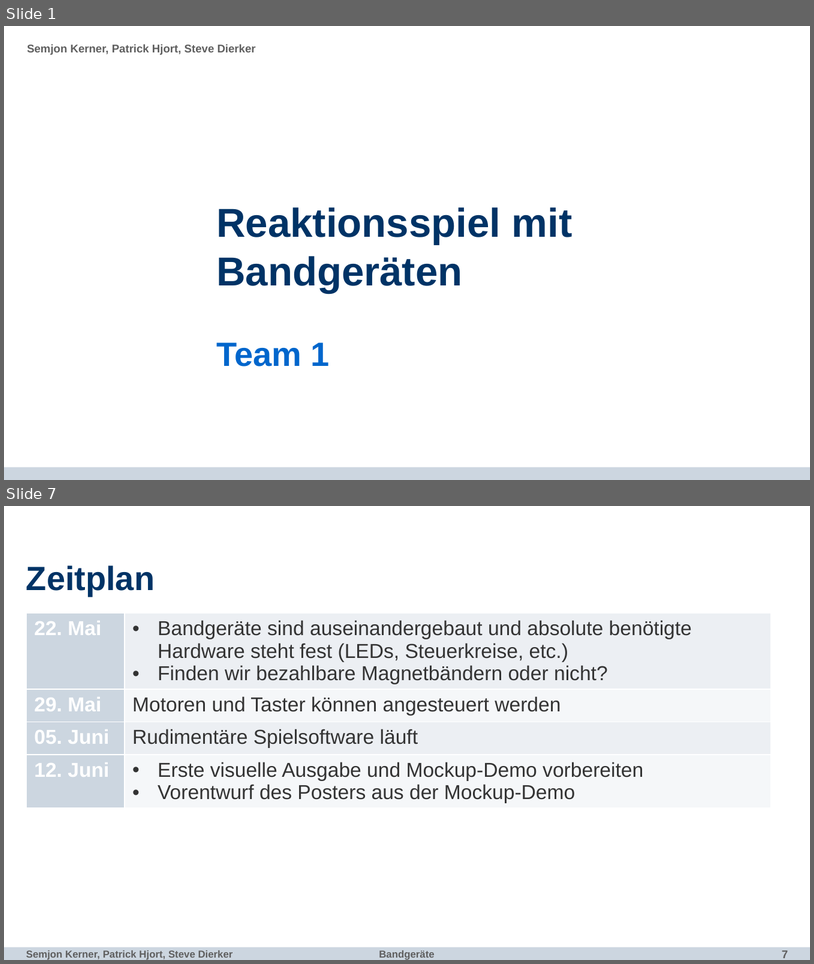
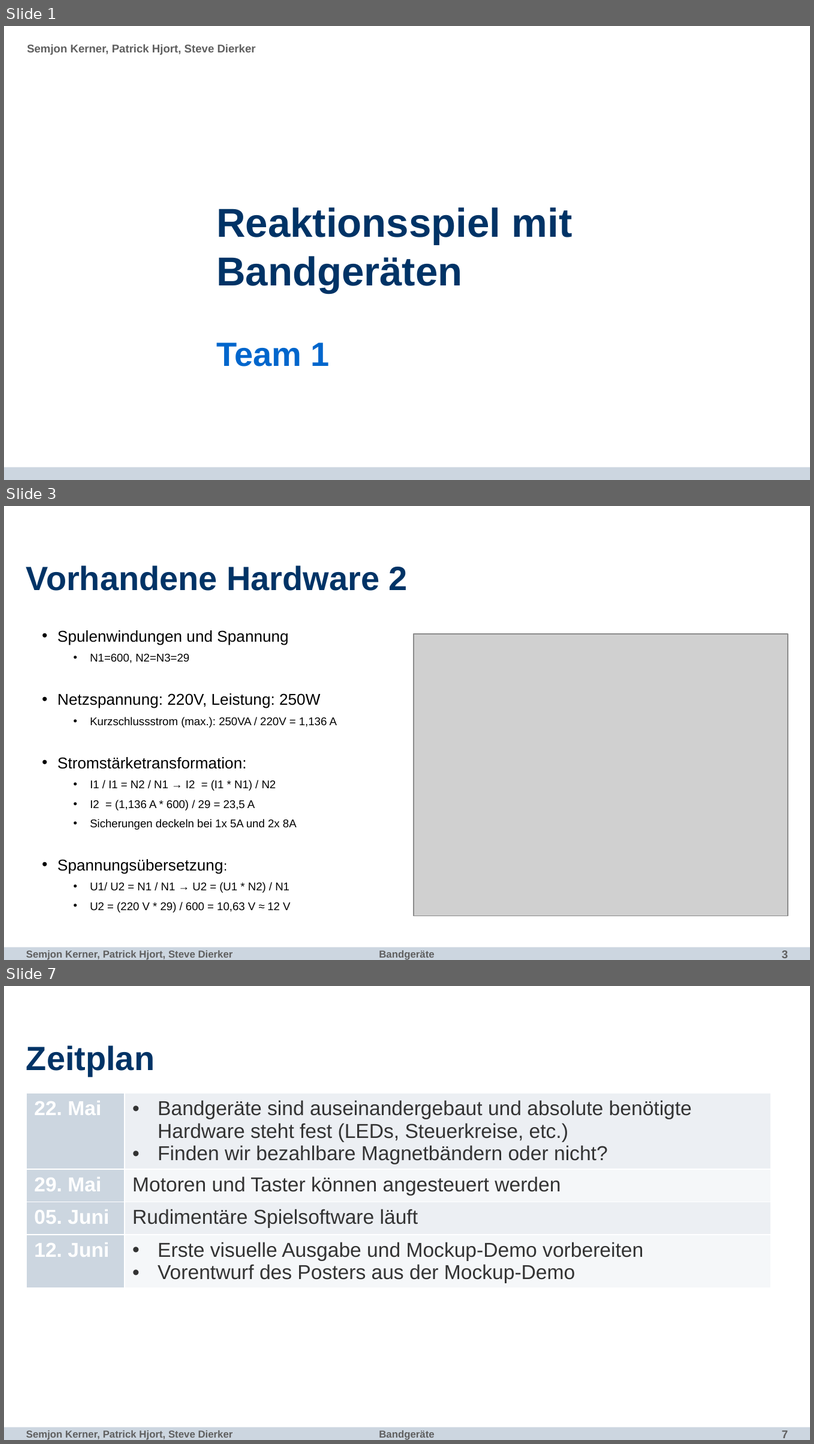
Before and after one commit to fu-inet-swp17/team1, a slide deck: slides/bandgeraete.pptx. Shown one above the other, each under a label of ours: slides 1 and 7 before the commit, slides 1, 3 and 7 after it; the slides between them are not shown. The pictures are 814x964 and 814x1444 pixels, drawn with LibreOffice and Linux fonts; fonts in the diff are those of the drawing; grey boxes stand for pictures; background and template pictures are left out. Boxes give left, top, right and bottom in pixels: in the first picture for what was removed or moved away, otherwise in the second. Text is boxed around its words. In the diff, an @@ line names an element or a change of style, - is before the commit and + after.

```diff
--- a/slides/bandgeraete.pptx
+++ b/slides/bandgeraete.pptx
@@ slide 3 added at box(4, 506, 810, 960), background #FFFFFF; not listed: 4 template elements that a slide beside it also shows @@
@@ title added at box(26, 565, 408, 591), 30 pt, text #003366, bold @@
+Vorhandene Hardware 2
@@ text added at box(57, 630, 337, 912), 10 pt, text #000000 @@
+  • Spulenwindungen und Spannung
+    • N1=600, N2=N3=29
+  • Netzspannung: 220V, Leistung: 250W
+    • Kurzschlussstrom (max.): 250VA / 220V = 1,136 A
+  • Stromstärketransformation:
+    • I1 / I1 = N2 / N1 → I2 = (I1 * N1) / N2
+    • I2 = (1,136 A * 600) / 29 = 23,5 A
+    • Sicherungen deckeln bei 1x 5A und 2x 8A
+  • Spannungsübersetzung:
+    • U1/ U2 = N1 / N1 → U2 = (U1 * N2) / N1
+    • U2 = (220 V * 29) / 600 = 10,63 V ≈ 12 V
@@ picture added at box(414, 633, 788, 915) @@
```
Also in this commit, not shown: 3 slides changed, 2 other slides added, 2 slides removed, 1 other file.
